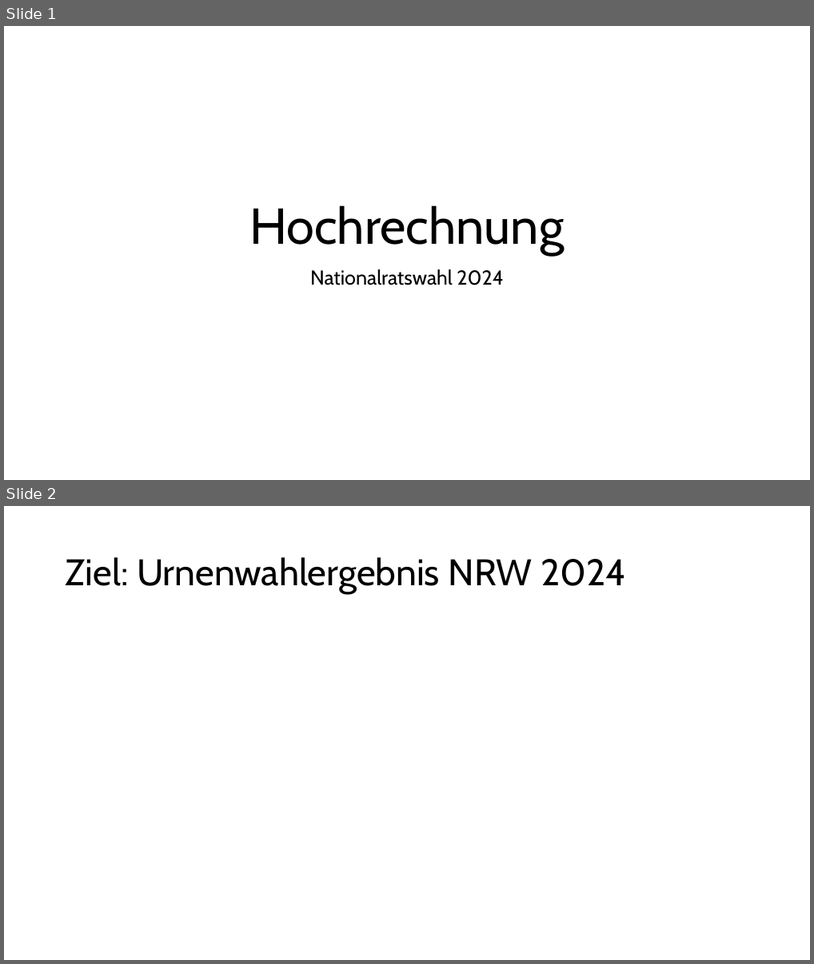
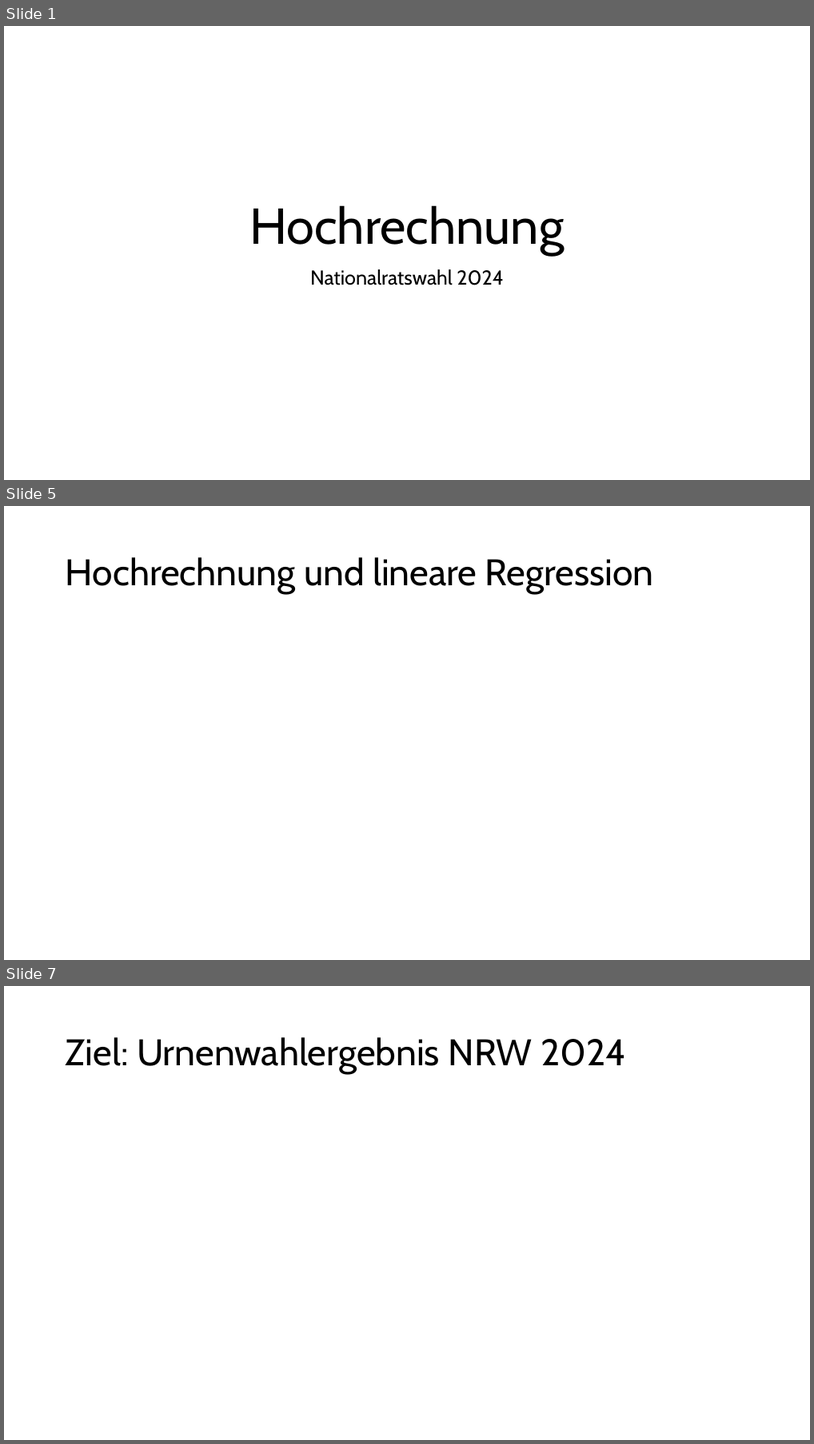
Before and after one commit to ClaraHimmelbauer/hirschwang-hochrechnung, a slide deck: report/presentation.pptx. Shown one above the other, each under a label of ours: slides 1 and 2 before the commit, slides 1, 5 and 7 after it; the slides between them are not shown. The pictures are 814x964 and 814x1444 pixels, drawn with LibreOffice and Linux fonts; fonts in the diff are those of the drawing. Boxes give left, top, right and bottom in pixels: in the first picture for what was removed or moved away, otherwise in the second. Text is boxed around its words. In the diff, an @@ line names an element or a change of style, - is before the commit and + after.

```diff
--- a/report/presentation.pptx
+++ b/report/presentation.pptx
@@ slide 5 added at (4,506,810,960), background #FFFFFF @@
@@ title added at (66,557,654,594), 44 pt, text #000000 @@
+Hochrechnung und lineare Regression
@@ what was slide 2 is now slide 7 @@
```
Also in this commit, not shown: 6 other slides added, 1 slide removed, 10 other files.
